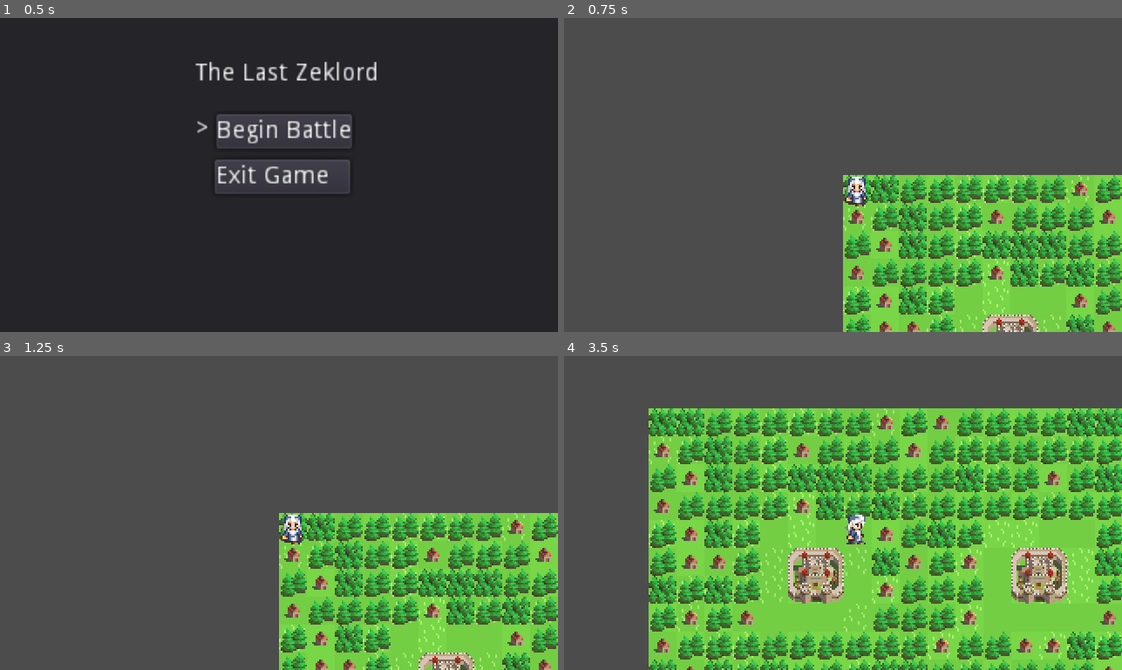
Above: before the commit, frames 1-4 (two rows, left to right).
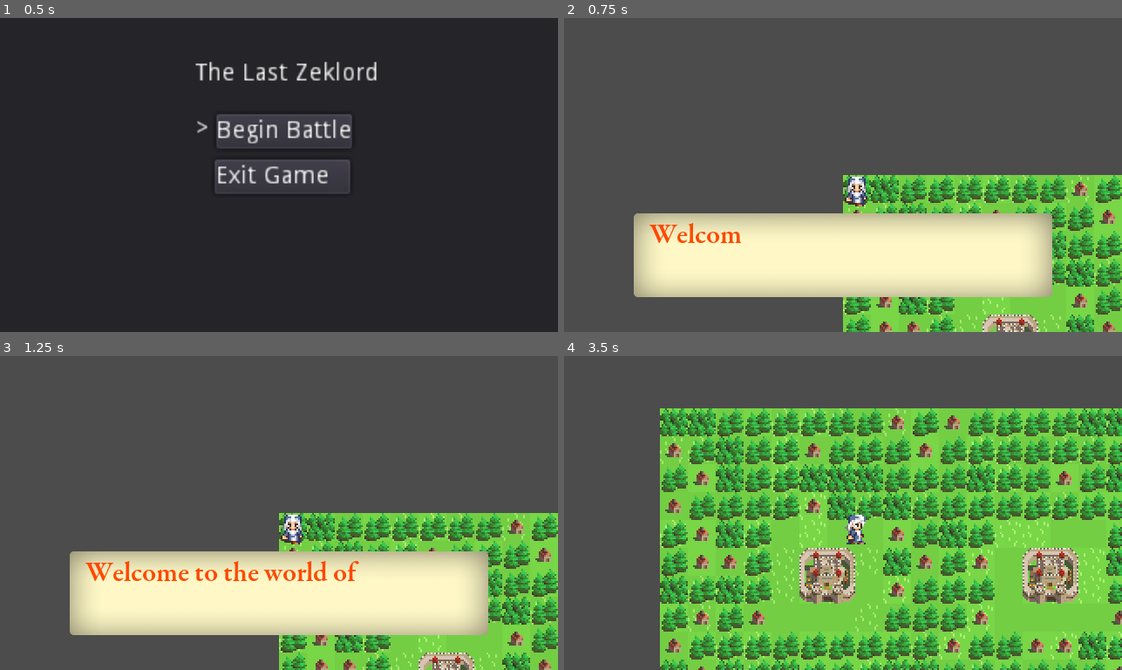
Above: after the commit, the same moments.

Repository: SaranSundar/GodotPracticeDemo
Game: Godot game, scene res://scenes/main/main.tscn
Two runs of this game, one before a commit and one after it. Both use one fixed random seed, a clock stepped at 60 frames per second and the inputs below.
Inputs:
- Up to frame 1 (0.5 s): no input
- Up to frame 2 (0.75 s): click "Begin Battle" at 0.5 s
- Up to frame 3 (1.25 s): no input
- Up to frame 4 (3.5 s): tap Enter (ui_accept) at 1.25, 1.35, 1.52, 1.82, 2.1, 2.27, 2.57, 2.85 s; hold Right (ui_right) 1.28-2.03 s; hold Down (ui_down) 2.03-2.78 s; hold Right (ui_right) from 2.78 s (still down)

Frame 1 is identical in both runs. In frame 2, 20% of the frame differs, in the area x 12-88%, y 62-89%; in frame 3, 20%; in frame 4, 43%, in the area x 15-100%, y 16-100%.

Commit message:
Working dialogue

Diff:
--- a/interfaces/dialogue_boxes/dialogue_box.gd
+++ b/interfaces/dialogue_boxes/dialogue_box.gd
@@ -2,9 +2,6 @@
 
 var dialogue = [
 	'Welcome to the world of Ethereal!',
-	'Here is some content to read for testing',
-	'Here is a lot more content to test with',
-	'And lets test once more and once more!'
 ]
 
 var dialogue_index = 0
@@ -13,39 +10,3 @@
 onready var text_label = $dialogue_box_container/dialogue_box/RichTextLabel
 onready var tween = $dialogue_box_container/dialogue_box/Tween
 onready var next_indicator = $dialogue_box_container/dialogue_box/next_indicator
-
-signal dialogue_complete
-
-func _ready():
-	tween.connect("tween_completed", self, "dialogue_animation_complete")
-	load_dialogue()
-
-func set_dialogue(dialogue):
-	# TODO: Should take in list of dialogue, and figure out how to break it to fit screen size.
-	self.dialogue = dialogue
-	dialogue_index = 0
-
-func dialogue_animation_complete(object, key):
-	print("Anoim,ation finished")
-	finished = true
-
-func _process(delta):
-	next_indicator.visible = finished
-	if Input.is_action_just_pressed("ui_accept"):
-		load_dialogue()
-
-func load_dialogue():
-	# TODO: Implement back button for dialogue, and first ui_accept should show current sentence completed
-	# before moving to next sentence
-	if dialogue_index < dialogue.size():
-		finished = false
-		text_label.bbcode_text = dialogue[dialogue_index]
-		start_dialogue_animation()
-		dialogue_index += 1
-	else:
-		emit_signal("dialogue_complete")
-
-func start_dialogue_animation():
-	text_label.percent_visible = 0
-	tween.interpolate_property(text_label, "percent_visible", 0, 1, 1, Tween.TRANS_LINEAR, Tween.EASE_IN_OUT)
-	tween.start()
--- a/project.godot
+++ b/project.godot
@@ -33,6 +33,11 @@
 "class": "DialogueBox",
 "language": "GDScript",
 "path": "res://interfaces/dialogue_boxes/dialogue_box.gd"
+}, {
+"base": "State",
+"class": "DialogueState",
+"language": "GDScript",
+"path": "res://states/dialogue_state/dialogue_state.gd"
 }, {
 "base": "Node",
 "class": "FSM_Stack",
@@ -105,6 +110,7 @@
 "Cursor": "",
 "CustomTileMap": "",
 "DialogueBox": "",
+"DialogueState": "",
 "FSM_Stack": "",
 "GridData": "",
 "InBattleFSM": "",
--- /dev/null
+++ b/states/dialogue_state/dialogue_state.gd
@@ -0,0 +1,44 @@
+class_name DialogueState extends State
+
+func _ready():
+	.set_name("DialogueState")
+	self.add_state_scene(preload("res://interfaces/dialogue_boxes/dialogue_box.tscn").instance())
+	self.state_scene.dialogue = [
+		'Welcome to the world of Ethereal!',
+		'Let\'s start the battle tutorial!'
+	]
+	self.state_scene.connect("dialogue_complete", self, "dialogue_complete")
+	self.state_scene.tween.connect("tween_completed", self, "dialogue_animation_complete")
+	load_dialogue()
+
+func dialogue_complete():
+	self.state_machine.transition_to(null)
+
+func set_dialogue(dialogue):
+	# TODO: Should take in list of dialogue, and figure out how to break it to fit screen size.
+	self.state_scene.dialogue = dialogue
+	self.state_scene.dialogue_index = 0
+
+func dialogue_animation_complete(object, key):
+	self.state_scene.finished = true
+
+func update_state(delta):
+	self.state_scene.next_indicator.visible = self.state_scene.finished
+	if Input.is_action_just_pressed("ui_accept"):
+		load_dialogue()
+
+func load_dialogue():
+	# TODO: Implement back button for dialogue, and first ui_accept should show current sentence completed
+	# before moving to next sentence
+	if self.state_scene.dialogue_index < self.state_scene.dialogue.size():
+		self.state_scene.finished = false
+		self.state_scene.text_label.bbcode_text = self.state_scene.dialogue[self.state_scene.dialogue_index]
+		start_dialogue_animation()
+		self.state_scene.dialogue_index += 1
+	else:
+		dialogue_complete()
+
+func start_dialogue_animation():
+	self.state_scene.text_label.percent_visible = 0
+	self.state_scene.tween.interpolate_property(self.state_scene.text_label, "percent_visible", 0, 1, 1, Tween.TRANS_LINEAR, Tween.EASE_IN_OUT)
+	self.state_scene.tween.start()
--- a/states/in_battle/in_battle_fsm.gd
+++ b/states/in_battle/in_battle_fsm.gd
@@ -2,6 +2,7 @@
 
 enum STATE_TRANSITIONS {
 	IN_BATTLE_STATE,
+	SHOW_DIALOGUE_STATE
 }
 
 func _ready():
@@ -15,3 +16,5 @@
 	match transition_name:
 		STATE_TRANSITIONS.IN_BATTLE_STATE:
 			return preload("res://states/in_battle/in_battle_state.gd").new()
+		STATE_TRANSITIONS.SHOW_DIALOGUE_STATE:
+			return preload("res://states/dialogue_state/dialogue_state.gd").new()
--- a/states/in_battle/in_battle_state.gd
+++ b/states/in_battle/in_battle_state.gd
@@ -2,6 +2,12 @@
 
 func _init():
 	.set_name("InBattleState")
+
+func _ready():
+	var data = {}
+	data[self.state_machine.StateOptions.TRANSITION_STATE] = self.state_machine.get_transition(self.state_machine.STATE_TRANSITIONS.SHOW_DIALOGUE_STATE)
+	data[self.state_machine.StateOptions.KEEP_STATE] = true
+	self.state_machine.transition_to(data)
 
 
 func update_state(delta: float):
--- a/states/state.gd
+++ b/states/state.gd
@@ -3,7 +3,7 @@
 # Each state can hold a high level container scene that the states interact with
 # This container state scene is different from the one in state machine
 var state_scene = null
-var transition_to: FuncRef = null
+var state_machine = null
 
 # Virtual function. Receives events from the `_unhandled_input()` callback.
 func handle_input(event: InputEvent) -> void:
@@ -25,8 +25,18 @@
 func enter(data := {}) -> void:
 	pass
 
+func add_state_scene(new_state_scene):
+	if is_instance_valid(self.state_scene):
+		remove_child(self.state_scene)
+		self.state_scene.queue_free()
+	self.state_scene = new_state_scene
+	add_child(self.state_scene)
+
 
 # Virtual function. Called by the state machine before changing the active state. Use this function
 # to clean up the state.
 func exit() -> void:
+	# Do any cleanup logic here to delete all states
+	remove_child(self.state_scene)
+	self.state_scene.queue_free()
 	queue_free()
--- a/states/state_machine.gd
+++ b/states/state_machine.gd
@@ -4,16 +4,15 @@
 
 var states: Array = []
 
-enum {
-	TRANSITION_STATE
+enum StateOptions {
+	TRANSITION_STATE,
+	KEEP_STATE
 }
 
 # Only getter method established
 # You have to use object reference with self. for getters and setters
 var state: State = null setget set_state, get_state
 
-# --- These 2 variables below are meant to be overriden in each class that extends this one
-var transition_func_ref = funcref(self, "transition_to")
 # Each fsm holds a high level container scene that the states interact with
 var container_scene = null
 
@@ -28,21 +27,24 @@
 func free_state():
 	var copy = self.state
 	remove_child(self.state)
-	copy.exit()
+	return copy
 
 func add_state(new_state: State, data: Dictionary = {}):
-	new_state.transition_to = transition_func_ref
+	new_state.state_machine = self
 	states.push_front(new_state)
 	# TODO: needs to actually use code that switches scenes, theres a scene transition example online
 	add_child(self.state)
 	self.state.enter(data)
 
 func remove_state():
-	free_state()
+	var copy = free_state()
+	copy.exit()
 	# TODO: Not sure if this is a bug or not to free state before popping it
 	states.pop_front()
 	# TODO: This will have a bug if the previous state was freed
-	add_child(self.state)
+	# Only add node if it's not already kept in tree
+	if not self.state.is_inside_tree():
+		add_child(self.state)
 
 
 func _init() -> void:
@@ -77,14 +79,22 @@
 # Will have the keys from TransitionOptions
 # Will either transition to new state by adding new state,
 # or transition to old state by exiting and popping of current state
-func transition_to(data: Dictionary = {}) -> void:
-	var transition_state = data[TRANSITION_STATE]
-	if transition_state != null:
-		# We have a state to transition to
+func transition_to(data) -> void:
+	if data != null:
+		var transition_state = data[StateOptions.TRANSITION_STATE]
+		# We have a state to transition to, if not keep state then
+		# if StateOptions.KEEP_STATE is true
+		if StateOptions.KEEP_STATE in data and data[StateOptions.KEEP_STATE]:
+			pass
+			# Do nothing
+		else:
+			# Remove current state from scene tree before adding new one
+			free_state()
+
 		add_state(transition_state, data)
 	else:
 		# We want to pop of current state
-		free_state()
+		remove_state()
 
 # Will return new instance of state based on state name
 # Will only be called when adding new state, or adding a state that was queue freed
